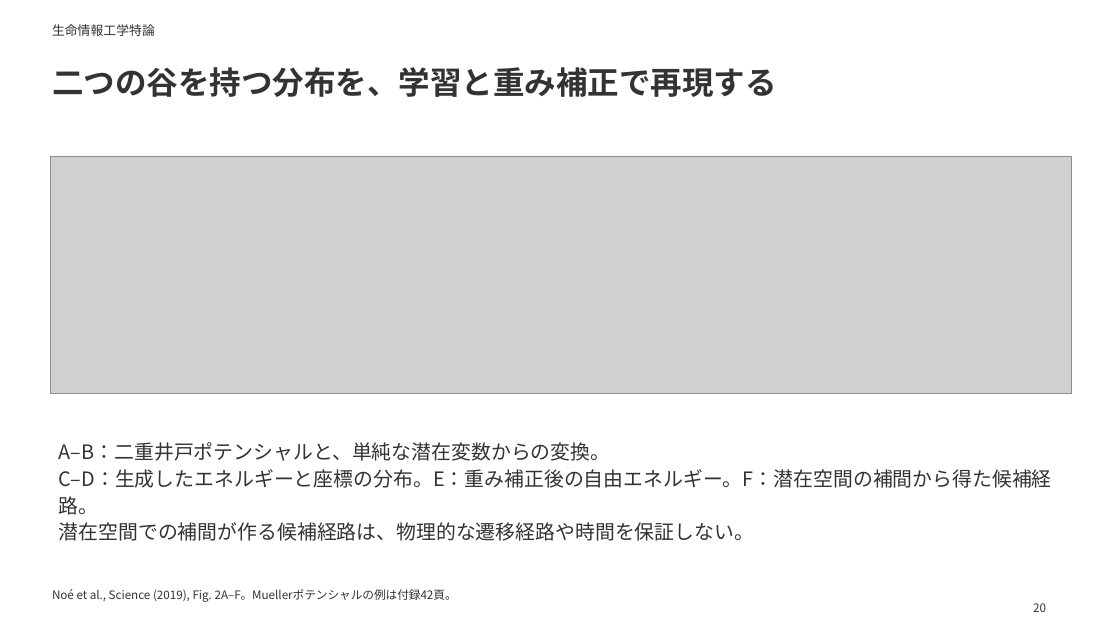
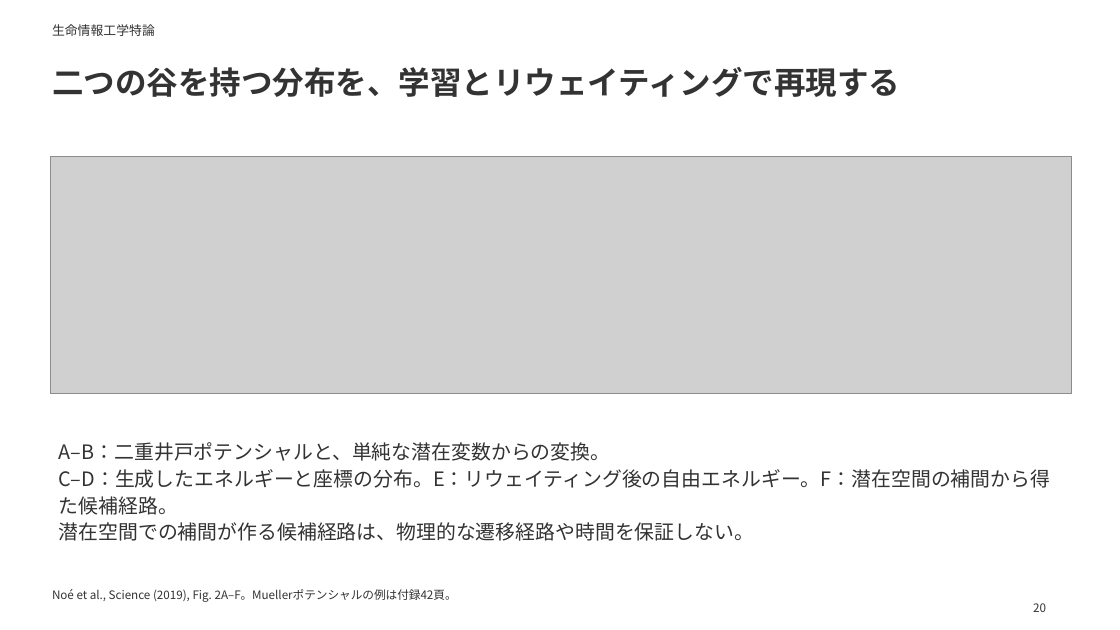
Before and after one commit to matsunagalab/lecture_bioinfo, a slide deck: slide 20 of 13_構造集団を生成するAI/13_構造集団を生成するAI.pptx. Drawn at 1120x630 pixels with LibreOffice and Linux fonts; fonts in the diff are those of the drawing; grey boxes stand for pictures. Boxes give left, top, right and bottom in pixels: in the first picture for what was removed or moved away, otherwise in the second. Text is boxed around its words. In the diff, an @@ line names an element or a change of style, - is before the commit and + after.

```diff
--- a/13_構造集団を生成するAI/13_構造集団を生成するAI.pptx
+++ b/13_構造集団を生成するAI/13_構造集団を生成するAI.pptx
@@ text at [52, 67, 900, 97]: text changed @@
-二つの谷を持つ分布を、学習と重み補正で再現する
+二つの谷を持つ分布を、学習とリウェイティングで再現する
@@ text at [59, 469, 1051, 515]: text changed @@
-C–D：生成したエネルギーと座標の分布。E：重み補正後の自由エネルギー。F：潜在空間の補間から得た候補経路。
+C–D：生成したエネルギーと座標の分布。E：リウェイティング後の自由エネルギー。F：潜在空間の補間から得た候補経路。
```
Also in this commit, not shown: 13 other slides changed, 27 other files.
